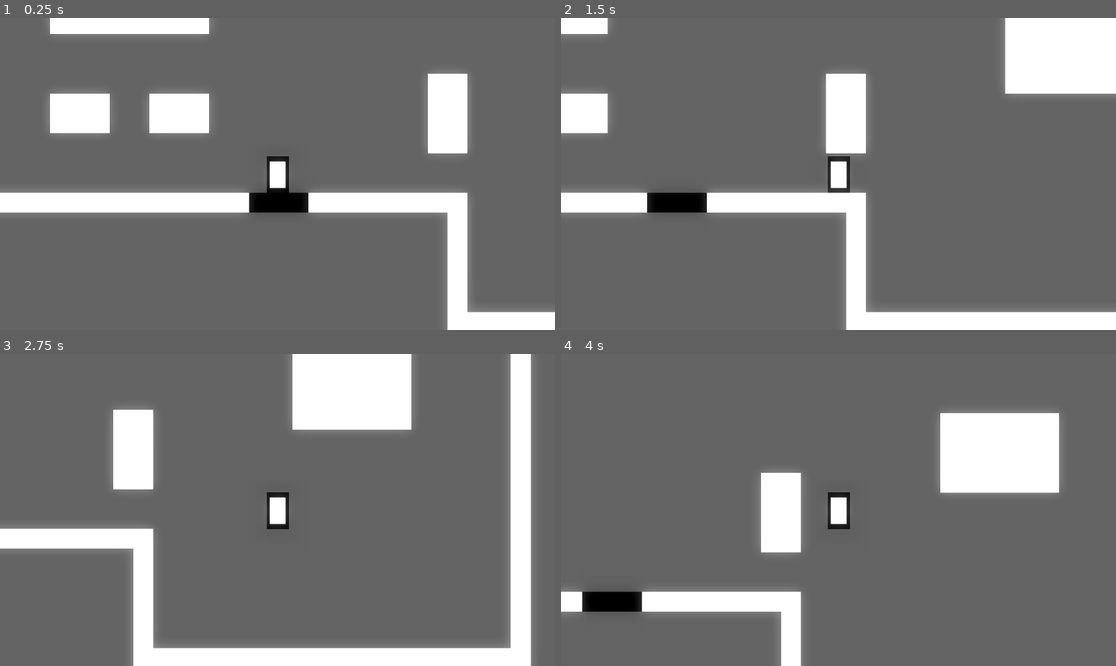
Above: before the commit, frames 1-4 (two rows, left to right).
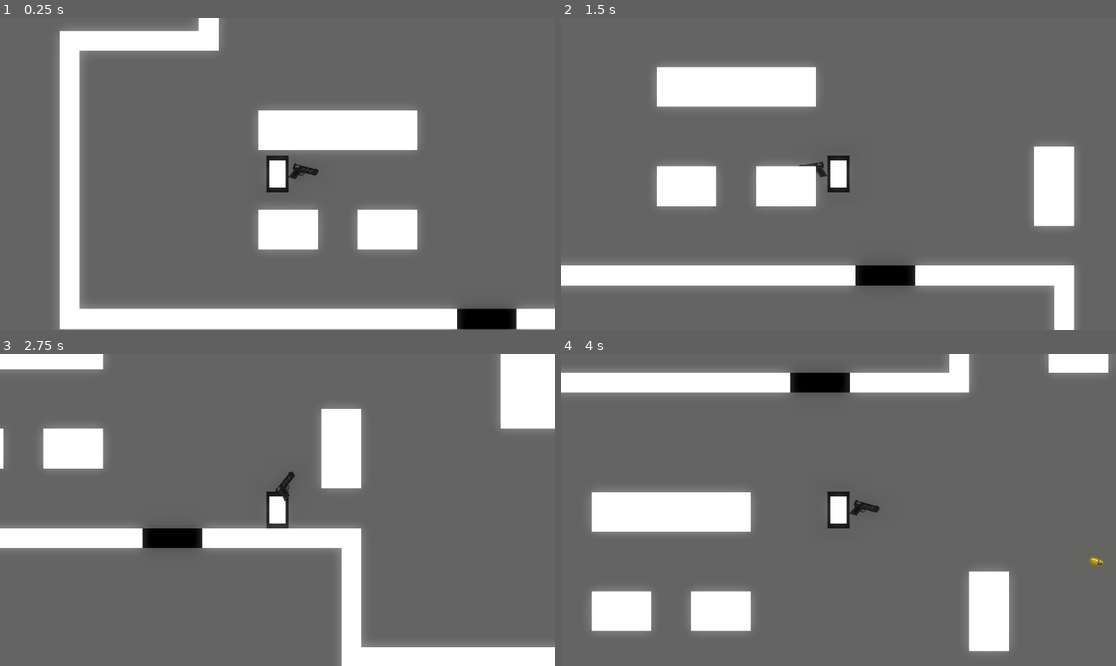
Above: after the commit, the same moments.

Repository: melvinproductions/Battle-of-the-frontiers-prototyp
Game: Godot game, scene res://main.tscn
Same seed, same stepped clock (60 frames per second), same inputs: the game is played once before the commit and once after it.
Inputs (mouse positions are in pixels of both pictures, inside the frame that each line leads up to):
- Up to frame 1 (0.25 s): no input
- Up to frame 2 (1.5 s): tap Enter at 0.5 s; move the mouse to (960, 158) at 0.52 s; hold D (right) 0.53-1.28 s; click (960, 158) at 0.6 s; move the mouse to (727, 189) at 1.27 s; hold S (down) from 1.28 s (still down); tap E (interact) at 1.35 s
- Up to frame 3 (2.75 s): click (166, 525) at 1.55 s; move the mouse to (333, 441) at 2.02 s; release S (down) at 2.03 s; hold D (right) from 2.03 s (still down); click (333, 441) at 2.1 s
- Up to frame 4 (4 s): move the mouse to (810, 572) at 2.77 s; release D (right) at 2.78 s; hold W (up) 2.78-3.53 s; click (810, 572) at 2.85 s; move the mouse to (1005, 556) at 3.52 s; hold A (left) from 3.53 s (still down); tap E (interact) at 3.6 s; click (1005, 556) at 3.8 s

The runs differ from the first frame. In frame 1, 28% of the frame differs, in the area x 0-100%, y 0-100%; in frame 2, 29%; in frame 3, 23%; in frame 4, 23%.

Commit message:
add pistols and bullets

Diff:
--- /dev/null
+++ b/guns/bullet/bullet.gd
@@ -0,0 +1,16 @@
+extends Node2D
+
+const SPEED: int = 75000
+
+# Called when the node enters the scene tree for the first time.
+func _ready() -> void:
+	pass # Replace with function body.
+
+
+# Called every frame. 'delta' is the elapsed time since the previous frame.
+func _process(delta: float) -> void:
+	position += transform.x * SPEED * delta
+
+# Remove bullet when not on screen
+func _on_visible_on_screen_notifier_2d_screen_exited() -> void:
+	queue_free()
--- /dev/null
+++ b/guns/bullet/bullet.tscn
@@ -0,0 +1,17 @@
+[gd_scene load_steps=3 format=3 uid="uid://c4k4fboi6i6bl"]
+
+[ext_resource type="Script" uid="uid://455qtegdmg3i" path="res://guns/bullet/bullet.gd" id="1_1vul8"]
+[ext_resource type="Texture2D" uid="uid://dmxjtqy4g1agh" path="res://guns/bullet/bullet.png" id="1_kuil4"]
+
+[node name="bullet" type="Node2D"]
+scale = Vector2(0.040000156, 0.040000156)
+script = ExtResource("1_1vul8")
+
+[node name="Bullet" type="Sprite2D" parent="."]
+position = Vector2(549.9979, 3)
+texture = ExtResource("1_kuil4")
+
+[node name="VisibleOnScreenNotifier2D" type="VisibleOnScreenNotifier2D" parent="."]
+scale = Vector2(312.9988, 312.9988)
+
+[connection signal="screen_exited" from="VisibleOnScreenNotifier2D" to="." method="_on_visible_on_screen_notifier_2d_screen_exited"]
--- /dev/null
+++ b/guns/pistol/pistol.gd
@@ -0,0 +1,27 @@
+extends Node2D
+
+@onready var marker_2d: Marker2D = $Marker2D
+const BULLET = preload("uid://c4k4fboi6i6bl")
+
+# Called when the node enters the scene tree for the first time.
+func _ready() -> void:
+	pass # Replace with function body.
+
+
+# Called every frame. 'delta' is the elapsed time since the previous frame.
+func _process(delta: float) -> void:
+	look_at(get_global_mouse_position())
+
+	rotation_degrees = wrap(rotation_degrees, 0, 360) # Låser rotationen mellan 0 och 360 grader
+
+	# Gör att vapnet inte är uppochner när man kollar vänster
+	if rotation_degrees > 90 and rotation_degrees < 270:
+		scale.y = -1
+	else:
+		scale.y = 1
+
+	if Input.is_action_just_pressed("fire"):
+		var bullet_instance = BULLET.instantiate()
+		get_tree().root.add_child(bullet_instance)
+		bullet_instance.global_position = marker_2d.global_position
+		bullet_instance.rotation = rotation
--- /dev/null
+++ b/guns/pistol/pistol.tscn
@@ -0,0 +1,16 @@
+[gd_scene load_steps=3 format=3 uid="uid://jypelxj7pws"]
+
+[ext_resource type="Script" uid="uid://c7ohq1cj53te0" path="res://guns/pistol/pistol.gd" id="1_dusqw"]
+[ext_resource type="Texture2D" uid="uid://ctdooc5wa6tnh" path="res://guns/pistol/pistol.png" id="1_lmfgc"]
+
+[node name="Gun" type="Node2D"]
+script = ExtResource("1_dusqw")
+
+[node name="Sprite2D" type="Sprite2D" parent="."]
+position = Vector2(66, -27)
+scale = Vector2(0.3600006, 0.3600006)
+texture = ExtResource("1_lmfgc")
+
+[node name="Marker2D" type="Marker2D" parent="."]
+position = Vector2(107, -29)
+scale = Vector2(-50.745407, 1.5047448)
--- a/player/player.tscn
+++ b/player/player.tscn
@@ -1,7 +1,8 @@
-[gd_scene load_steps=5 format=3 uid="uid://dsgbxlgbmurpy"]
+[gd_scene load_steps=6 format=3 uid="uid://dsgbxlgbmurpy"]
 
 [ext_resource type="Script" uid="uid://ccivdtog186g1" path="res://player/player.gd" id="1_rkbax"]
 [ext_resource type="Texture2D" uid="uid://djnj8l8v8o3l5" path="res://sprites/Square-white.svg.png" id="2_rkbax"]
+[ext_resource type="PackedScene" uid="uid://jypelxj7pws" path="res://guns/pistol/pistol.tscn" id="3_g1dw6"]
 
 [sub_resource type="Environment" id="Environment_rkbax"]
 background_mode = 3
@@ -20,16 +21,15 @@
 environment = SubResource("Environment_rkbax")
 
 [node name="Sprite2D" type="Sprite2D" parent="."]
-position = Vector2(577.00006, 326.00003)
 scale = Vector2(0.03, 0.05)
 texture = ExtResource("2_rkbax")
 
 [node name="CollisionShape2D" type="CollisionShape2D" parent="."]
-position = Vector2(577, 326)
 shape = SubResource("RectangleShape2D_rkbax")
 
 [node name="Camera2D" type="Camera2D" parent="."]
-position = Vector2(576, 324)
 scale = Vector2(0.545, 0.545)
 zoom = Vector2(0.75, 0.75)
 position_smoothing_speed = 10.0
+
+[node name="Gun" parent="." instance=ExtResource("3_g1dw6")]
--- a/project.godot
+++ b/project.godot
@@ -46,3 +46,8 @@
 "events": [Object(InputEventKey,"resource_local_to_scene":false,"resource_name":"","device":-1,"window_id":0,"alt_press …(192 unchanged characters)…
 ]
 }
+fire={
+"deadzone": 0.2,
+"events": [Object(InputEventMouseButton,"resource_local_to_scene":false,"resource_name":"","device":-1,"window_id":0,"alt_pressed":false,"shift_pressed":false,"ctrl_pressed":false,"meta_pressed":false,"button_mask":0,"position":Vector2(0, 0),"global_position":Vector2(0, 0),"factor":1.0,"button_index":1,"canceled":false,"pressed":false,"double_click":false,"script":null)
+]
+}
Not shown, added: guns/bullet/bullet.gd.uid
Binary file added: guns/bullet/bullet.png
Not shown, added: guns/bullet/bullet.png.import
Not shown, added: guns/pistol/pistol.gd.uid
Binary file added: guns/pistol/pistol.png
Not shown, added: guns/pistol/pistol.png.import
